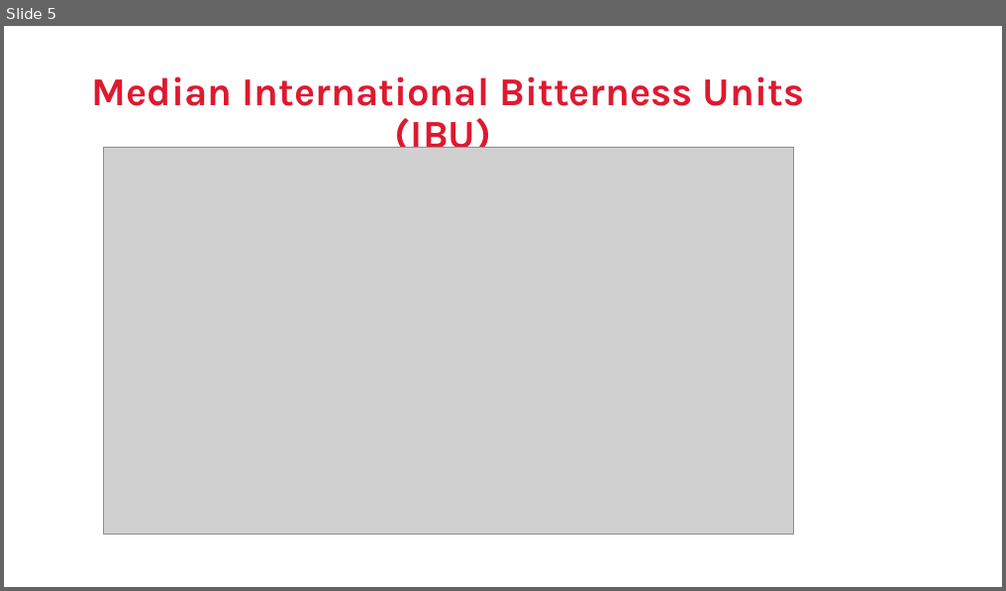
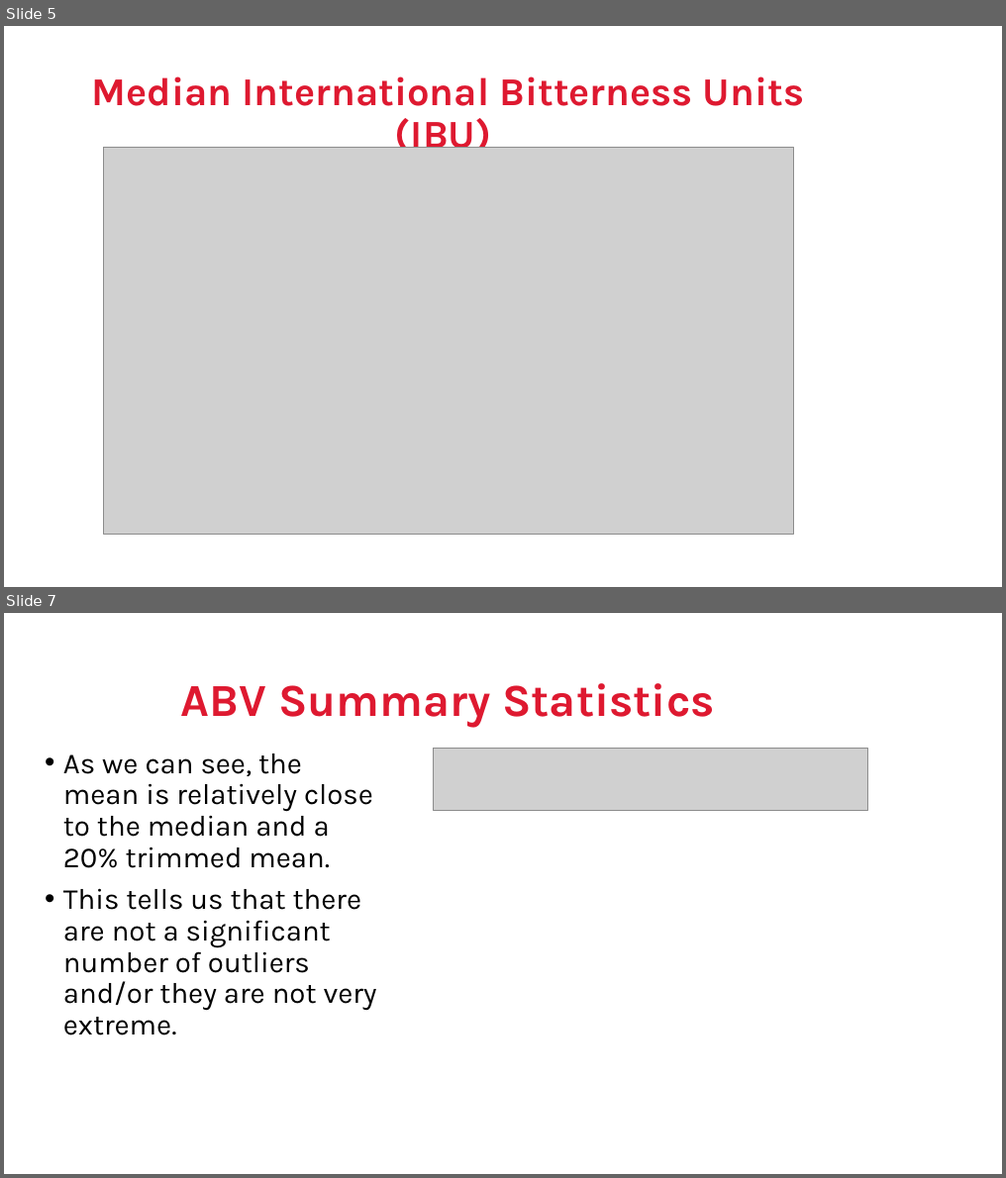
Before and after one commit to jeffnreed/DDS_Project1, a slide deck: DDS Project1 - Reed_Miller.pptx. Shown one above the other, each under a label of ours: slide 5 before the commit, slides 5 and 7 after it; the slides between them are not shown. The pictures are 1006x591 and 1006x1178 pixels, drawn with LibreOffice and Linux fonts; fonts in the diff are those of the drawing; grey boxes stand for pictures; background and template pictures are left out. Boxes give left, top, right and bottom in pixels: in the first picture for what was removed or moved away, otherwise in the second. Text is boxed around its words. In the diff, an @@ line names an element or a change of style, - is before the commit and + after.

```diff
--- a/DDS Project1 - Reed_Miller.pptx
+++ b/DDS Project1 - Reed_Miller.pptx
@@ slide 7 added at bbox=[4, 613, 1002, 1174], background picture (left out) @@
@@ title added at bbox=[181, 683, 714, 727], 44 pt, text #DE1930, bold @@
+ABV Summary Statistics
@@ text added at bbox=[63, 754, 377, 1036], 28 pt, text #000000 @@
+• As we can see, the mean is relatively close to the median and a 20% trimmed mean.
+• This tells us that there are not a significant number of outliers and/or they are not very extreme.
@@ picture added at bbox=[434, 749, 868, 810] @@
```
Also in this commit, not shown: 3 other slides added, 1 slide removed.
